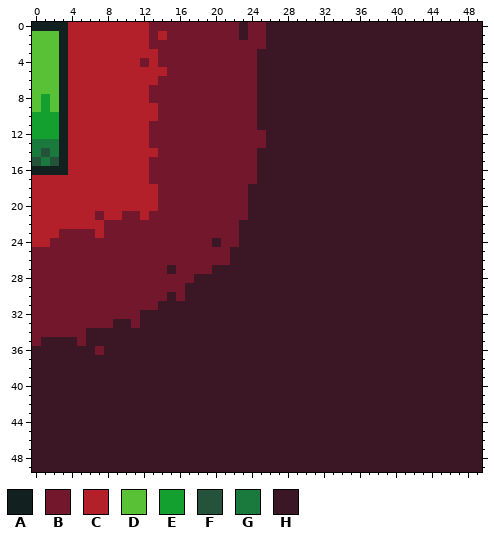
Two states of a pixel-art file, assets/images/walls/ground-curve-left-top.aseprite. Above, as it was before the edit.
50x50 pixels, 1 frame.
Palette (. is transparent): A #122020  B #73172d  C #b4202a  D #59c135  E #14a02e  F #24523b  G #1a7a3e  H #3b1725
The result:
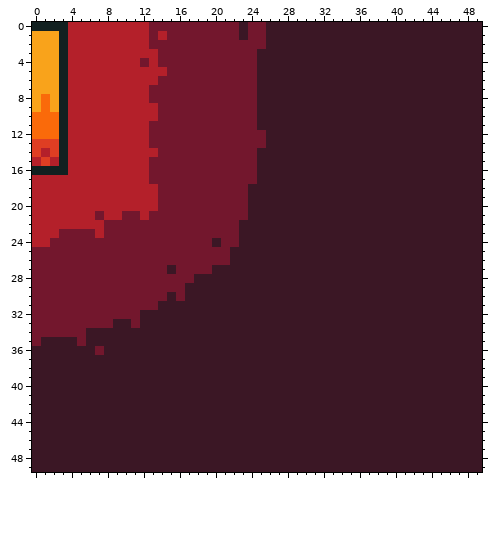
Diff:
@@ palette @@
-D #59c135
+D #f9a31b
-E #14a02e
+E #fa6a0a
-G #1a7a3e
+G #df3e23
--- layer "tile-ground_curve-right_top"
@@ x 0..4 @@
 13 GGGAC
-14 GFGAC
-15 FGFAC
+14 GCGAC
+15 CGCAC
 16 AAAAC
